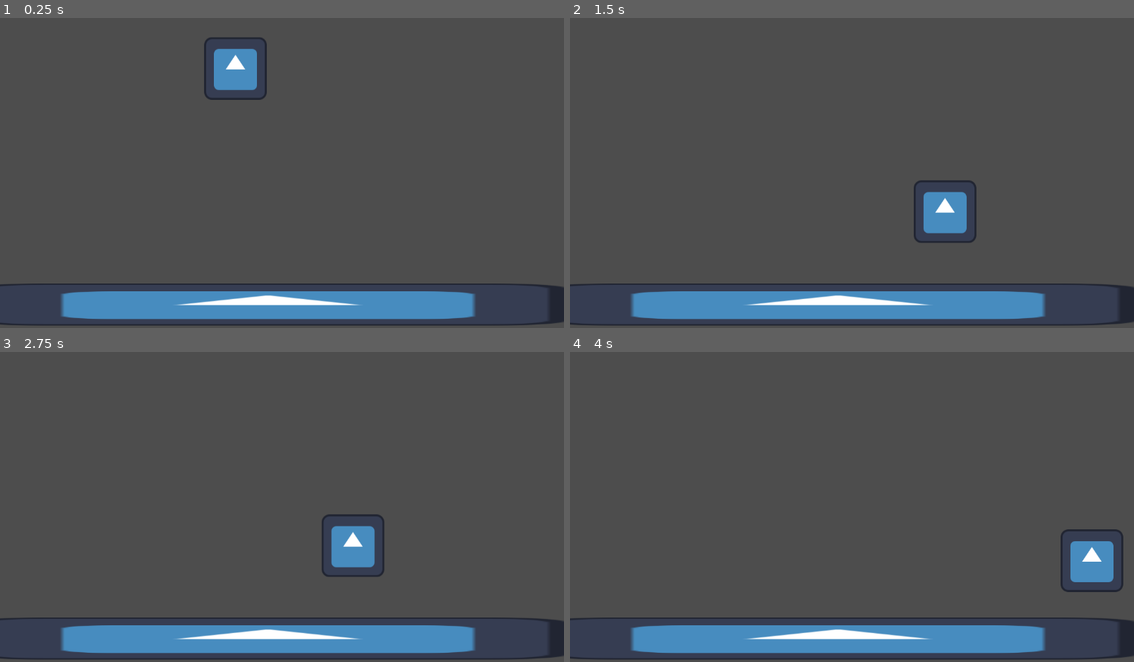
Above: before the commit, frames 1-4 (two rows, left to right).
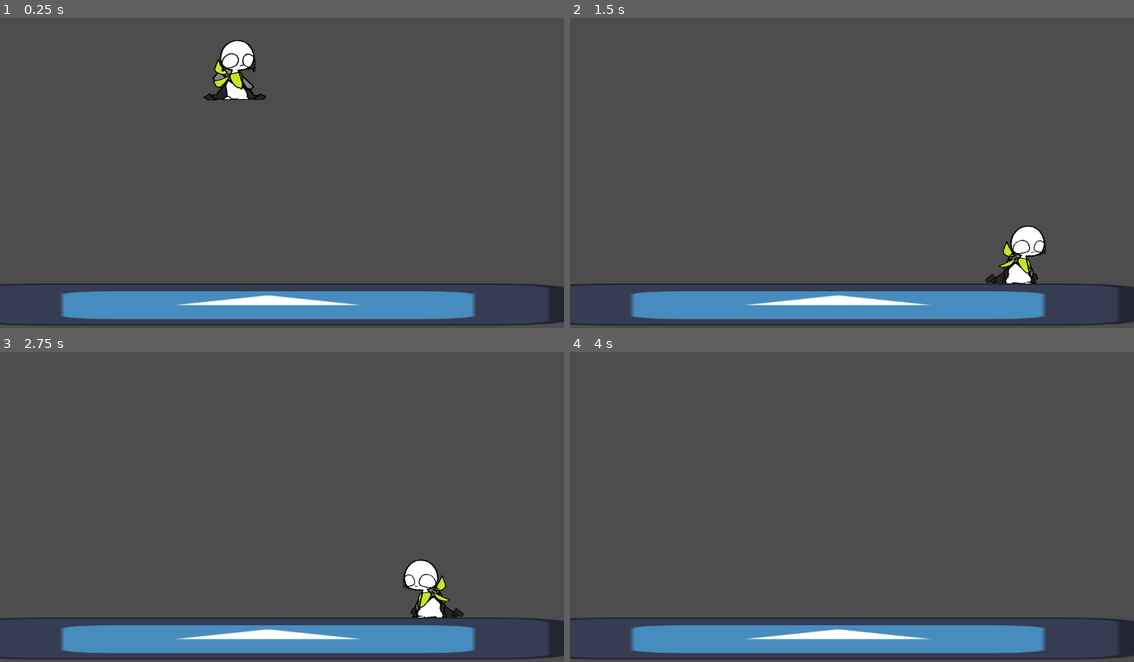
Above: after the commit, the same moments.

Repository: ghw1624-dev/2cccc
Game: Godot game, scene res://main.tscn
Same seed, same stepped clock (60 frames per second), same inputs: the game is played once before the commit and once after it. The engine's default icon, where the game draws it, is replaced by a stand-in: a white triangle on a blue panel in a dark square.
Inputs:
- Up to frame 1 (0.25 s): no input
- Up to frame 2 (1.5 s): hold F (guard, bound only after the commit) 0.53-1.28 s; hold D (move_right) from 0.53 s (still down); tap Q (dash, bound only after the commit) at 0.6 s; tap Space (jump) at 0.77, 1.07 s; tap F (guard, bound only after the commit) at 1.35 s
- Up to frame 3 (2.75 s): tap Space (jump) at 1.52, 1.82, 2.3 s; tap E at 1.55, 2.1 s; release D (move_right) at 2.03 s; hold A (move_left) from 2.03 s (still down)
- Up to frame 4 (4 s): release A (move_left) at 2.78 s; hold D (move_right) from 2.78 s (still down); tap Space (jump) at 2.85, 3.02, 3.32, 3.77 s; tap Q (dash, bound only after the commit) at 3.05, 3.6 s; hold F (guard, bound only after the commit) from 3.53 s (still down)

The runs differ from the first frame. In frame 1, 1.5% of the frame differs, in the area x 36-48%, y 6-27%; in frame 2, 2.4%; in frame 3, 2.4%, in the area x 57-83%, y 52-86%; in frame 4, 1.3%.

Commit message:
기초다지기

Diff:
--- a/2d사이드/main.tscn
+++ b/2d사이드/main.tscn
@@ -14,7 +14,7 @@
 "duration": 1.0,
 "texture": ExtResource("1_ig7tw")
 }],
-"loop": true,
+"loop": 1,
 "name": &"default",
 "speed": 5.0
 }]
--- a/2d사이드/player.gd
+++ b/2d사이드/player.gd
@@ -1,11 +1,56 @@
 extends CharacterBody2D
+
+# 상태: 일반 / 대시 / 방어
+enum State { NORMAL, DASH, GUARD }
 
 # 이동 관련 변수
 @export var speed: float = 300.0
 @export var jump_velocity: float = -400.0
 @export var gravity: float = 980.0
 
+# 대시 관련 변수
+@export var dash_distance: float = 200.0  # 대시로 이동할 총 거리(px)
+@export var dash_duration: float = 0.15   # 대시 지속 시간(초) - 짧을수록 빠름
+@export var dash_cooldown: float = 0.5    # 재사용 대기시간(초)
+
+@onready var sprite: AnimatedSprite2D = $AnimatedSprite2D
+
+var state: State = State.NORMAL
+var dash_time_left: float = 0.0
+var dash_cooldown_left: float = 0.0
+var dash_dir: float = 1.0
+
+
+func _ready() -> void:
+	# Input Map에 액션이 없으면 자동 등록 (dash = Q, guard = E)
+	_register_key_action("dash", KEY_Q)
+	_register_key_action("guard", KEY_E)
+
+
+func _register_key_action(action: StringName, key: Key) -> void:
+	if not InputMap.has_action(action):
+		InputMap.add_action(action)
+		var ev := InputEventKey.new()
+		ev.physical_keycode = key
+		InputMap.action_add_event(action, ev)
+
+
 func _physics_process(delta: float) -> void:
+	dash_cooldown_left = max(dash_cooldown_left - delta, 0.0)
+
+	match state:
+		State.NORMAL:
+			_normal_state(delta)
+		State.DASH:
+			_dash_state(delta)
+		State.GUARD:
+			_guard_state(delta)
+
+	move_and_slide()
+
+
+# ---------- 일반 상태 (이동/점프) ----------
+func _normal_state(delta: float) -> void:
 	# 중력 적용 (땅에 닿아있지 않을 때)
 	if not is_on_floor():
 		velocity.y += gravity * delta
@@ -19,9 +64,70 @@
 	if direction != 0:
 		velocity.x = direction * speed
 		# 캐릭터 방향에 따라 스프라이트 좌우 반전
-		$AnimatedSprite2D.flip_h = direction < 0
+		sprite.flip_h = direction < 0
 	else:
 		# 입력 없으면 부드럽게 감속 (원하면 즉시 0으로 바꿔도 됨)
 		velocity.x = move_toward(velocity.x, 0, speed)
 
-	move_and_slide()
+	# 대시 시작 (Q)
+	if Input.is_action_just_pressed("dash") and dash_cooldown_left <= 0.0:
+		_start_dash(direction)
+		return
+
+	# 방어 시작 (E 누르고 있는 동안, 땅 위에서만)
+	if Input.is_action_pressed("guard") and is_on_floor():
+		state = State.GUARD
+		velocity.x = 0.0
+		_play_anim("guard")
+		return
+
+	# 애니메이션 선택
+	if not is_on_floor():
+		_play_anim("jump")
+	elif direction != 0:
+		_play_anim("run")
+	else:
+		_play_anim("idle")
+
+
+# ---------- 대시 상태 ----------
+func _start_dash(input_dir: float) -> void:
+	# 방향키를 누르고 있으면 그 방향, 아니면 바라보는 방향
+	if input_dir != 0.0:
+		dash_dir = sign(input_dir)
+	else:
+		dash_dir = -1.0 if sprite.flip_h else 1.0
+	sprite.flip_h = dash_dir < 0
+	dash_time_left = dash_duration
+	state = State.DASH
+	_play_anim("dash")
+
+
+func _dash_state(delta: float) -> void:
+	dash_time_left -= delta
+	# 속도 = 거리 / 시간 → dash_duration 동안 dash_distance만큼 빠르게 이동
+	velocity.x = dash_dir * (dash_distance / dash_duration)
+	velocity.y = 0.0  # 대시 중에는 중력 무시
+
+	if dash_time_left <= 0.0:
+		velocity.x = 0.0
+		dash_cooldown_left = dash_cooldown
+		state = State.NORMAL
+
+
+# ---------- 방어 상태 ----------
+func _guard_state(delta: float) -> void:
+	if not is_on_floor():
+		velocity.y += gravity * delta
+	velocity.x = move_toward(velocity.x, 0, speed)
+
+	# E를 떼거나 공중에 뜨면 방어 해제
+	if not Input.is_action_pressed("guard") or not is_on_floor():
+		state = State.NORMAL
+
+
+# ---------- 애니메이션 헬퍼 ----------
+# 해당 이름의 애니메이션이 있을 때만, 이미 재생 중이 아닐 때만 재생
+func _play_anim(anim: StringName) -> void:
+	if sprite.sprite_frames.has_animation(anim) and sprite.animation != anim:
+		sprite.play(anim)
--- a/2d사이드/player.tscn
+++ b/2d사이드/player.tscn
@@ -1,22 +1,80 @@
 [gd_scene format=3 uid="uid://b21de5w4111hg"]
 
-[ext_resource type="Texture2D" uid="uid://bxyuqgr4eubs5" path="res://icon.svg" id="1_4flbx"]
 [ext_resource type="Script" uid="uid://vwjtle5j2v3s" path="res://player.gd" id="1_onrkg"]
+[ext_resource type="Texture2D" uid="uid://d0vteaw1n17wv" path="res://dimo-dash.png" id="2_bwjto"]
+[ext_resource type="Texture2D" uid="uid://5hcuw82v0n4w" path="res://dimo-stand1.png" id="2_ivps1"]
+[ext_resource type="Texture2D" uid="uid://c6hh482y4wj1" path="res://dimo-defense.png" id="3_606se"]
+[ext_resource type="Texture2D" uid="uid://dvjjk1xdqrkil" path="res://dimo-stand2.png" id="3_urp6f"]
+[ext_resource type="Texture2D" uid="uid://jub6r2hec07o" path="res://dimo-stand3.png" id="4_bwjto"]
+[ext_resource type="Texture2D" uid="uid://cg7weom1mgpd1" path="res://dimo-stand4.png" id="5_606se"]
+[ext_resource type="Texture2D" uid="uid://7b3eorx3iakx" path="res://dimo-walk1.png" id="6_u1c27"]
+[ext_resource type="Texture2D" uid="uid://cylrg2xntar82" path="res://dimo-walk3.png" id="7_op7ga"]
+[ext_resource type="Texture2D" uid="uid://b41l3fld75ff8" path="res://dimo-walk4.png" id="8_q13i1"]
+[ext_resource type="Texture2D" uid="uid://cgdm45q16nx6h" path="res://dimo-walk6.png" id="9_pylmc"]
+[ext_resource type="Texture2D" uid="uid://bwki85cnn6csk" path="res://dimo-walk8.png" id="10_pbfsw"]
+[ext_resource type="Texture2D" uid="uid://b5un8g0f1083k" path="res://dimo-walk9.png" id="11_5tmop"]
+[ext_resource type="Texture2D" uid="uid://cqxurr4pqxjx5" path="res://dimo-walk10.png" id="12_7ahtn"]
 
 [sub_resource type="SpriteFrames" id="SpriteFrames_onrkg"]
 animations = [{
 "frames": [{
 "duration": 1.0,
-"texture": ExtResource("1_4flbx")
+"texture": ExtResource("2_bwjto")
 }],
-"loop": true,
-"name": &"default",
+"loop": 1,
+"name": &"dash",
 "speed": 5.0
 }, {
-"frames": [],
-"loop": true,
-"name": &"new_animation",
+"frames": [{
+"duration": 1.0,
+"texture": ExtResource("3_606se")
+}],
+"loop": 1,
+"name": &"guard",
 "speed": 5.0
+}, {
+"frames": [{
+"duration": 1.0,
+"texture": ExtResource("2_ivps1")
+}, {
+"duration": 1.0,
+"texture": ExtResource("3_urp6f")
+}, {
+"duration": 1.0,
+"texture": ExtResource("4_bwjto")
+}, {
+"duration": 1.0,
+"texture": ExtResource("5_606se")
+}],
+"loop": 1,
+"name": &"idle",
+"speed": 5.0
+}, {
+"frames": [{
+"duration": 1.0,
+"texture": ExtResource("6_u1c27")
+}, {
+"duration": 1.0,
+"texture": ExtResource("7_op7ga")
+}, {
+"duration": 1.0,
+"texture": ExtResource("8_q13i1")
+}, {
+"duration": 1.0,
+"texture": ExtResource("9_pylmc")
+}, {
+"duration": 1.0,
+"texture": ExtResource("10_pbfsw")
+}, {
+"duration": 1.0,
+"texture": ExtResource("11_5tmop")
+}, {
+"duration": 1.0,
+"texture": ExtResource("12_7ahtn")
+}],
+"loop": 1,
+"name": &"run",
+"speed": 11.0
 }]
 
 [sub_resource type="RectangleShape2D" id="RectangleShape2D_i3pqv"]
@@ -26,7 +84,10 @@
 script = ExtResource("1_onrkg")
 
 [node name="AnimatedSprite2D" type="AnimatedSprite2D" parent="." unique_id=1405358425]
+position = Vector2(4.0000005, 7)
+scale = Vector2(0.385, 0.385)
 sprite_frames = SubResource("SpriteFrames_onrkg")
+animation = &"idle"
 
 [node name="CollisionShape2D" type="CollisionShape2D" parent="." unique_id=1264350365]
 position = Vector2(0.5, 0.5)
--- a/2d사이드/project.godot
+++ b/2d사이드/project.godot
@@ -12,7 +12,7 @@
 
 config/name="2d사이드"
 run/main_scene="uid://bh2gpplbb43sf"
-config/features=PackedStringArray("4.6", "Forward Plus")
+config/features=PackedStringArray("4.7", "Forward Plus")
 config/icon="res://icon.svg"
 
 [input]
@@ -34,6 +34,16 @@
 "events": [Object(InputEventKey,"resource_local_to_scene":false,"resource_name":"","device":-1,"window_id":0,"alt_press …(191 unchanged characters)…
 ]
 }
+dash={
+"deadzone": 0.2,
+"events": [Object(InputEventKey,"resource_local_to_scene":false,"resource_name":"","device":-1,"window_id":0,"alt_pressed":false,"shift_pressed":false,"ctrl_pressed":false,"meta_pressed":false,"pressed":false,"keycode":0,"physical_keycode":81,"key_label":0,"unicode":113,"location":0,"echo":false,"script":null)
+]
+}
+guard={
+"deadzone": 0.2,
+"events": [Object(InputEventKey,"resource_local_to_scene":false,"resource_name":"","device":-1,"window_id":0,"alt_pressed":false,"shift_pressed":false,"ctrl_pressed":false,"meta_pressed":false,"pressed":false,"keycode":0,"physical_keycode":70,"key_label":0,"unicode":102,"location":0,"echo":false,"script":null)
+]
+}
 
 [physics]
 
Binary file added: 2d사이드/dimo-dash.png
Not shown, added: 2d사이드/dimo-dash.png.import
Binary file added: 2d사이드/dimo-defense.png
Not shown, added: 2d사이드/dimo-defense.png.import
Binary file added: 2d사이드/dimo-stand1.png
Not shown, added: 2d사이드/dimo-stand1.png.import
Binary file added: 2d사이드/dimo-stand2.png
Not shown, added: 2d사이드/dimo-stand2.png.import
Binary file added: 2d사이드/dimo-stand3.png
Not shown, added: 2d사이드/dimo-stand3.png.import
Binary file added: 2d사이드/dimo-stand4.png
Not shown, added: 2d사이드/dimo-stand4.png.import
(and 20 more such lines)
